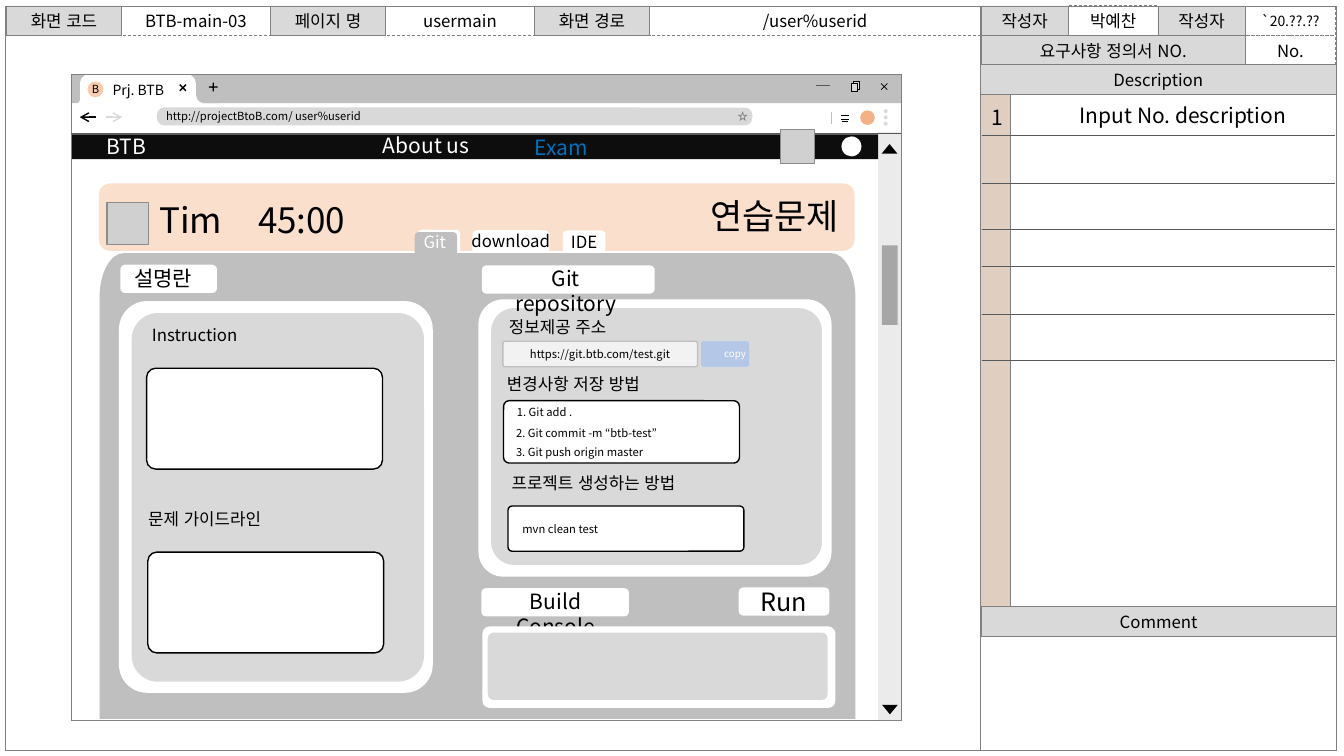
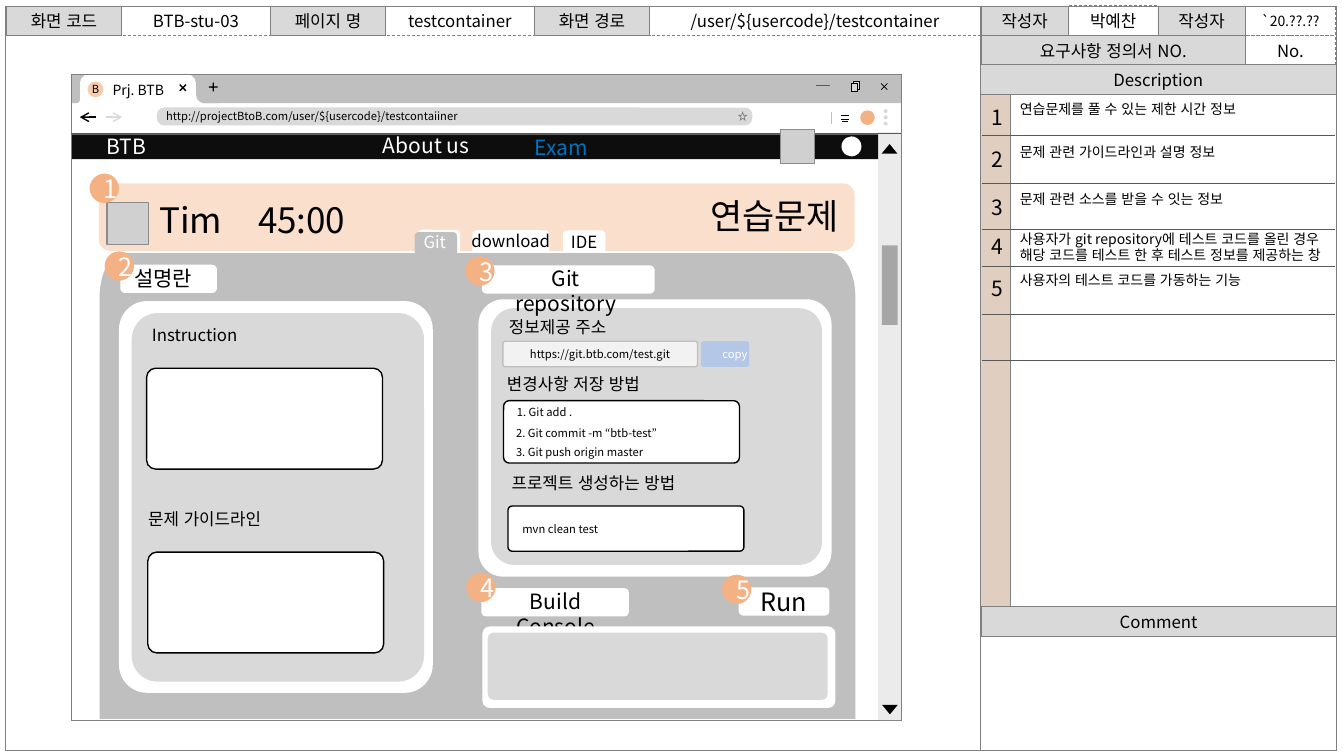
Before and after one commit to PYC1080/MSA_Mentoring, a slide deck: slide 40 of project/BtoB_Storyboard.pptx (slide 41 before the commit). Drawn at 1344x756 pixels with LibreOffice and Linux fonts; fonts in the diff are those of the drawing; grey boxes stand for pictures; background and template pictures are left out. Boxes give left, top, right and bottom in pixels: in the first picture for what was removed or moved away, otherwise in the second. Text is boxed around its words. In the diff, an @@ line names an element or a change of style, - is before the commit and + after.

Commit message:
200524_v0.5

```diff
--- a/project/BtoB_Storyboard.pptx
+++ b/project/BtoB_Storyboard.pptx
@@ text in rectangle at <box>153,14,239,28</box>: text changed @@
-BTB-main-03
+BTB-stu-03
@@ text in rectangle at <box>408,14,511,28</box>: text changed @@
-usermain
+testcontainer
@@ text in rectangle at <box>691,13,940,30</box>: text changed @@
-/user%userid
+/user/${usercode}/testcontainer
@@ text at <box>166,110,458,123</box>: text changed @@
-http://projectBtoB.com/ user%userid
+http://projectBtoB.com/user/${usercode}/testcontaiiner
@@ text added at <box>1020,102,1236,115</box>, 10 pt, text #000000 @@
+연습문제를 풀 수 있는 제한 시간 정보
@@ text removed at <box>1080,106,1286,128</box> @@
-Input No. description
@@ text added at <box>1020,145,1216,158</box>, 10 pt, text #000000 @@
+문제 관련 가이드라인과 설명 정보
@@ ellipse added at <box>90,173,119,203</box>, fill #F4B183, 18 pt, text #FFFFFF @@
+1
@@ text added at <box>991,151,1003,167</box>, 15 pt, text #000000 @@
+2
@@ text added at <box>991,199,1003,216</box>, 15 pt, text #000000 @@
+3
@@ text added at <box>1020,192,1223,205</box>, 10 pt, text #000000 @@
+문제 관련 소스를 받을 수 잇는 정보
@@ text added at <box>991,238,1003,254</box>, 15 pt, text #000000 @@
+4
@@ text added at <box>1020,232,1321,261</box>, 10 pt, text #000000 @@
+사용자가 git repository에 테스트 코드를 올린 경우 해당 코드를 테스트 한 후 테스트 정보를 제공하는 창
@@ ellipse added at <box>105,251,134,280</box>, fill #F4B183, 18 pt, text #FFFFFF @@
+2
@@ ellipse added at <box>466,256,495,285</box>, fill #F4B183, 18 pt, text #FFFFFF @@
+3
@@ text added at <box>991,280,1003,297</box>, 15 pt, text #000000 @@
+5
@@ text added at <box>1020,273,1241,286</box>, 10 pt, text #000000 @@
+사용자의 테스트 코드를 가동하는 기능
@@ text "copy" at <box>722,352,747,361</box>: size 7 to 8 pt @@
@@ ellipse added at <box>467,573,496,602</box>, fill #F4B183, 18 pt, text #FFFFFF @@
+4
@@ ellipse added at <box>722,575,751,604</box>, fill #F4B183, 18 pt, text #FFFFFF @@
+5
```
Also in this commit, not shown: 47 other slides changed, 38 slides added, 8 slides removed.
